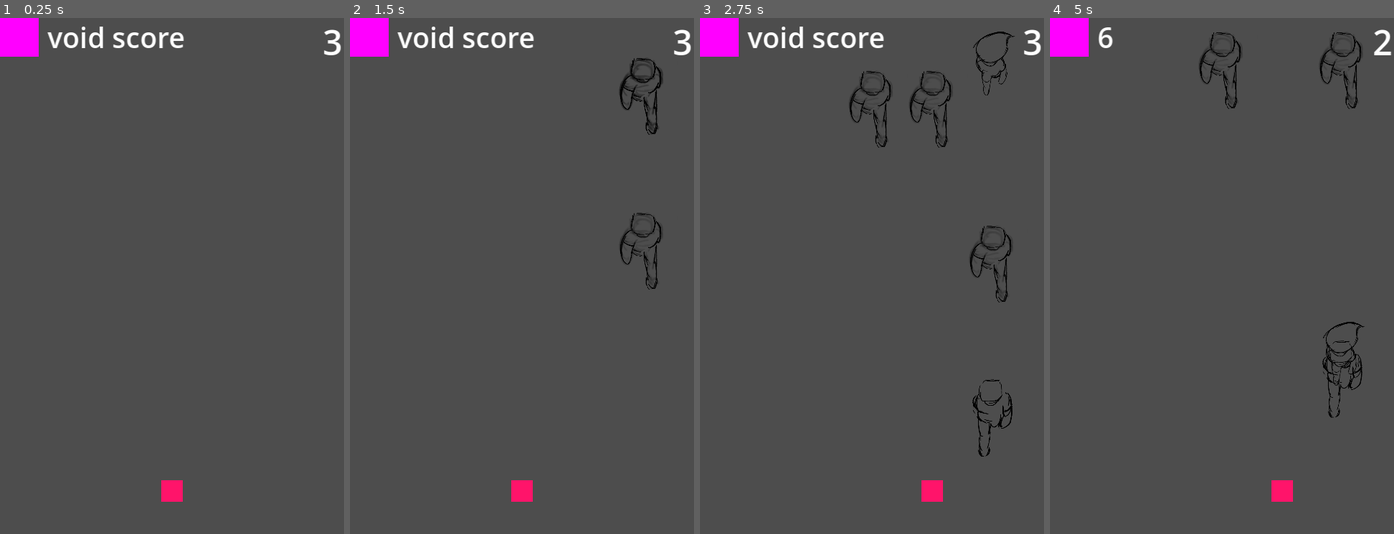
Above: before the commit, frames 1-4 (left to right).
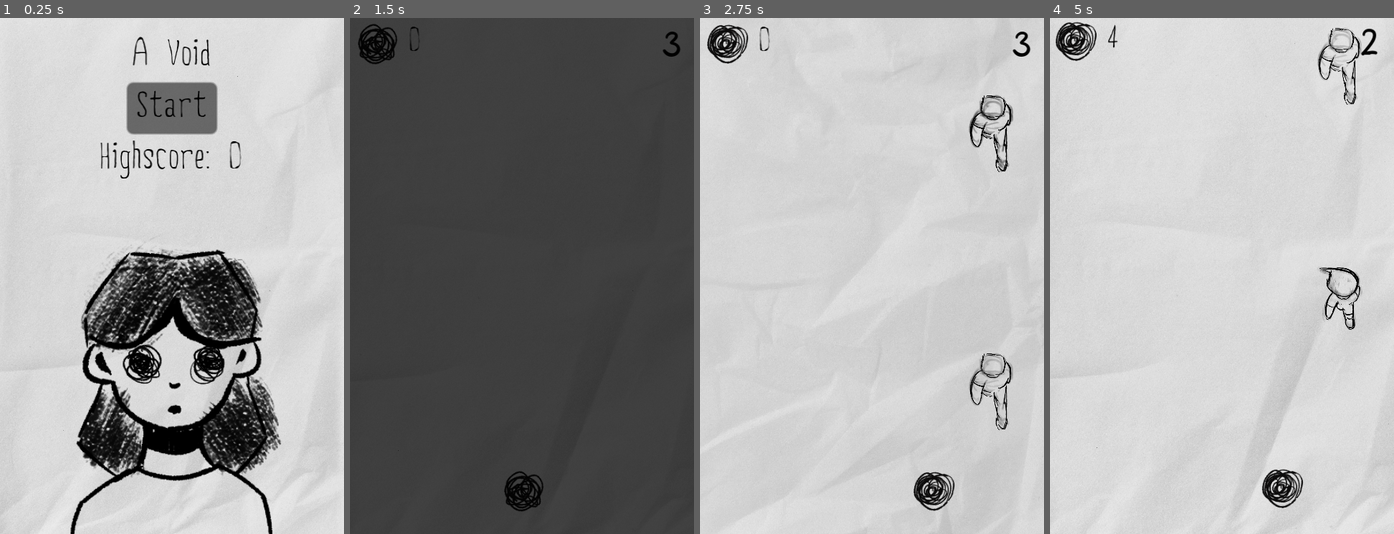
Above: after the commit, the same moments.

Repository: Bbubbee/AVoid
Game: Godot game, scene res://scenes/screens/game_end_screen.tscn
The game is run twice, just before and just after one commit, with the same random seed, the same clock (stepped at 60 frames per second) and the same inputs. Before the commit the project starts from res://scenes/levels/main.tscn.
Inputs (mouse positions are in pixels of both pictures, inside the frame that each line leads up to):
- Up to frame 1 (0.25 s): no input
- Up to frame 2 (1.5 s): click (522, 105) at 0.5 s, where only the run after the commit has a clickable "Start"; click (522, 105) at 1.25 s, where only the run after the commit has a clickable "Start"
- Up to frame 3 (2.75 s): hold D (right) from 2.03 s (still down)
- Up to frame 4 (5 s): release D (right) at 3.53 s; hold A (left) 3.53-4.28 s; hold D (right) from 4.28 s (still down)

The runs differ from the first frame. In frame 1, 97% of the frame differs, in the area x 0-100%, y 0-100%; in frame 2, 3.1%; in frame 3, 100%; in frame 4, 100%.

Commit message:
add booty

Diff:
--- a/project.godot
+++ b/project.godot
@@ -11,7 +11,7 @@
 [application]
 
 config/name="AVoid"
-run/main_scene="res://scenes/levels/main.tscn"
+run/main_scene="res://scenes/screens/game_end_screen.tscn"
 config/features=PackedStringArray("4.2", "Mobile")
 config/icon="res://assets/icon.svg"
 
@@ -61,4 +61,4 @@
 
 [rendering]
 
-renderer/rendering_method="mobile"
+renderer/rendering_method="gl_compatibility"
--- a/scenes/levels/main.tscn
+++ b/scenes/levels/main.tscn
@@ -1,42 +1,81 @@
-[gd_scene load_steps=6 format=3 uid="uid://dsr7hmaqohut0"]
+[gd_scene load_steps=10 format=3 uid="uid://dsr7hmaqohut0"]
 
 [ext_resource type="PackedScene" uid="uid://b1payd28naxy7" path="res://scenes/player/player.tscn" id="3_342tw"]
 [ext_resource type="PackedScene" uid="uid://bw6lpwcsdikry" path="res://scenes/people/mother.tscn" id="3_800ej"]
 [ext_resource type="Script" path="res://scenes/ui/ui_root.gd" id="3_yhs2l"]
 [ext_resource type="Script" path="res://scenes/levels/camera.gd" id="4_nq8qp"]
+[ext_resource type="FontFile" uid="uid://d157e03g5uarl" path="res://assets/font/light_stories.ttf" id="5_gfba8"]
+[ext_resource type="PackedScene" uid="uid://b0hr1fn4i0rw" path="res://scenes/ui/background.tscn" id="5_i6dax"]
+[ext_resource type="PackedScene" uid="uid://wkxjwp25ccsh" path="res://scenes/player/void.tscn" id="5_sx3b4"]
+[ext_resource type="FontFile" uid="uid://cjr6tc40jew43" path="res://assets/font/creepy_circus.ttf" id="6_oqwpx"]
 
-[sub_resource type="PlaceholderTexture2D" id="PlaceholderTexture2D_lbovo"]
+[sub_resource type="StyleBoxEmpty" id="StyleBoxEmpty_5yyj2"]
 
 [node name="Main" type="Node2D"]
+
+[node name="Control" type="Control" parent="."]
+layout_mode = 3
+anchors_preset = 0
+offset_right = 160.0
+offset_bottom = 241.0
+
+[node name="Background" parent="Control" instance=ExtResource("5_i6dax")]
+layout_mode = 1
+offset_left = -11.0
+offset_top = -18.0
+offset_right = 11.0
+offset_bottom = 15.0
 
 [node name="Mother" parent="." instance=ExtResource("3_800ej")]
 
 [node name="Player" parent="." instance=ExtResource("3_342tw")]
+position = Vector2(79, 215)
 
-[node name="UIRoot" type="CanvasLayer" parent="."]
+[node name="UIRoot" type="Control" parent="."]
+layout_mode = 3
+anchors_preset = 15
+anchor_right = 1.0
+anchor_bottom = 1.0
+grow_horizontal = 2
+grow_vertical = 2
 script = ExtResource("3_yhs2l")
 
+[node name="HealthLabel" type="Label" parent="UIRoot"]
+layout_mode = 1
+anchors_preset = 1
+anchor_left = 1.0
+anchor_right = 1.0
+offset_left = 145.0
+offset_top = 4.0
+offset_right = 155.0
+offset_bottom = 23.0
+grow_horizontal = 0
+theme_override_colors/font_color = Color(0, 0, 0, 1)
+theme_override_fonts/font = ExtResource("5_gfba8")
+text = "3"
+
 [node name="VoidScore" type="HBoxContainer" parent="UIRoot"]
-offset_right = 86.0
-offset_bottom = 18.0
+layout_mode = 0
+offset_left = 2.0
+offset_top = 3.0
+offset_right = 88.0
+offset_bottom = 22.0
 
-[node name="VoidImage" type="TextureRect" parent="UIRoot/VoidScore"]
+[node name="PanelContainer" type="PanelContainer" parent="UIRoot/VoidScore"]
+custom_minimum_size = Vector2(21.99, 19.92)
 layout_mode = 2
-texture = SubResource("PlaceholderTexture2D_lbovo")
-expand_mode = 2
+theme_override_styles/panel = SubResource("StyleBoxEmpty_5yyj2")
+
+[node name="Void" parent="UIRoot/VoidScore/PanelContainer" instance=ExtResource("5_sx3b4")]
+position = Vector2(10, 9)
 
 [node name="ScoreLabel" type="Label" parent="UIRoot/VoidScore"]
 layout_mode = 2
-theme_override_font_sizes/font_size = 13
-text = "void score"
-
-[node name="HealthLabel" type="Label" parent="UIRoot"]
-anchors_preset = 1
-anchor_left = 1.0
-anchor_right = 1.0
-offset_left = -1.0
-offset_bottom = 23.0
-grow_horizontal = 0
+theme_override_colors/font_color = Color(0, 0, 0, 1)
+theme_override_colors/font_outline_color = Color(0, 0, 0, 1)
+theme_override_fonts/font = ExtResource("6_oqwpx")
+theme_override_font_sizes/font_size = 14
+text = "0"
 
 [node name="Camera2D" type="Camera2D" parent="."]
 position = Vector2(80, 120)
--- a/scenes/people/base_person.gd
+++ b/scenes/people/base_person.gd
@@ -19,11 +19,10 @@
 	set_physics_process(true)
 
 
-func _physics_process(_delta: float) -> void:
+func _physics_process(delta: float) -> void:
 
 	# Calculate speed.
-
-	position.y += ((person.speed/100) + (difficulty_modifier))
+	position.y += (((person.speed) + (difficulty_modifier*50))) * delta
 
 	# Free person.
 	if position.y > Lanes.bottom:
--- a/scenes/player/player.tscn
+++ b/scenes/player/player.tscn
@@ -1,8 +1,9 @@
-[gd_scene load_steps=6 format=3 uid="uid://b1payd28naxy7"]
+[gd_scene load_steps=7 format=3 uid="uid://b1payd28naxy7"]
 
 [ext_resource type="Script" path="res://scenes/player/player.gd" id="1_finnm"]
 [ext_resource type="PackedScene" uid="uid://cpd203hmfijxs" path="res://utils/states/player_state_machine.tscn" id="1_xr3i2"]
 [ext_resource type="Script" path="res://scenes/player/live.gd" id="2_6fyax"]
+[ext_resource type="PackedScene" uid="uid://wkxjwp25ccsh" path="res://scenes/player/void.tscn" id="4_qwo2m"]
 
 [sub_resource type="CapsuleShape2D" id="CapsuleShape2D_tmtqg"]
 
@@ -19,6 +20,7 @@
 metadata/_edit_lock_ = true
 
 [node name="ColorRect" type="ColorRect" parent="."]
+visible = false
 offset_left = -5.0
 offset_top = -5.0
 offset_right = 5.0
@@ -43,4 +45,6 @@
 wait_time = 0.8
 one_shot = true
 
+[node name="Void" parent="." instance=ExtResource("4_qwo2m")]
+
 [connection signal="area_entered" from="Hurtbox" to="." method="_on_hurtbox_area_entered"]
--- /dev/null
+++ b/scenes/player/void.gd
@@ -0,0 +1,8 @@
+extends Sprite2D
+
+
+var f: int = 0
+func _on_animation_timer_timeout():
+	f += 1
+	if f > 2: f = 1
+	frame = f
--- /dev/null
+++ b/scenes/player/void.tscn
@@ -0,0 +1,18 @@
+[gd_scene load_steps=3 format=3 uid="uid://wkxjwp25ccsh"]
+
+[ext_resource type="Texture2D" uid="uid://b7vqf3xkgh8hd" path="res://assets/people/void/spritesheet.png" id="1_kxsy7"]
+[ext_resource type="Script" path="res://scenes/player/void.gd" id="2_53l7l"]
+
+[node name="Void" type="Sprite2D"]
+modulate = Color(0.239216, 0.239216, 0.239216, 1)
+position = Vector2(-2.98023e-08, -2.98023e-08)
+scale = Vector2(0.292279, 0.292279)
+texture = ExtResource("1_kxsy7")
+hframes = 3
+frame = 2
+script = ExtResource("2_53l7l")
+
+[node name="AnimationTimer" type="Timer" parent="."]
+autostart = true
+
+[connection signal="timeout" from="AnimationTimer" to="." method="_on_animation_timer_timeout"]
--- a/scenes/screens/game_end_screen.gd
+++ b/scenes/screens/game_end_screen.gd
@@ -11,3 +11,11 @@
 
 func _on_button_pressed() -> void:
 	SceneTransition.change_scene("res://scenes/levels/main.tscn")
+
+@onready var void_profile = $VoidProfile
+
+var f: int = 0
+func _on_animation_timer_timeout():
+	f += 1
+	if f > 2: f = 1
+	void_profile.frame = f
--- a/scenes/screens/game_end_screen.tscn
+++ b/scenes/screens/game_end_screen.tscn
@@ -1,7 +1,9 @@
-[gd_scene load_steps=3 format=3 uid="uid://si08yje5547n"]
+[gd_scene load_steps=5 format=3 uid="uid://si08yje5547n"]
 
 [ext_resource type="Script" path="res://scenes/screens/game_end_screen.gd" id="1_5pvtf"]
 [ext_resource type="FontFile" uid="uid://cjr6tc40jew43" path="res://assets/font/creepy_circus.ttf" id="2_nfqtp"]
+[ext_resource type="PackedScene" uid="uid://b0hr1fn4i0rw" path="res://scenes/ui/background.tscn" id="2_o3cq5"]
+[ext_resource type="Texture2D" uid="uid://cktl1kk1nqv3j" path="res://assets/people/void/void-profile-spritesheet.png" id="4_na50v"]
 
 [node name="GameEndScreen" type="Control"]
 layout_mode = 3
@@ -11,6 +13,9 @@
 grow_horizontal = 2
 grow_vertical = 2
 script = ExtResource("1_5pvtf")
+
+[node name="Background" parent="." instance=ExtResource("2_o3cq5")]
+layout_mode = 1
 
 [node name="VBoxContainer" type="VBoxContainer" parent="."]
 layout_mode = 1
@@ -26,19 +31,34 @@
 [node name="TitleLabel" type="Label" parent="VBoxContainer"]
 layout_mode = 2
 size_flags_horizontal = 4
+theme_override_colors/font_color = Color(0, 0, 0, 1)
+theme_override_colors/font_outline_color = Color(0, 0, 0, 1)
 theme_override_fonts/font = ExtResource("2_nfqtp")
 text = "A Void"
 
 [node name="Button" type="Button" parent="VBoxContainer"]
 layout_mode = 2
 size_flags_horizontal = 4
+theme_override_colors/font_color = Color(0, 0, 0, 1)
 theme_override_fonts/font = ExtResource("2_nfqtp")
 text = "Start"
 
 [node name="HighscoreLabel" type="Label" parent="VBoxContainer"]
 layout_mode = 2
 size_flags_horizontal = 4
+theme_override_colors/font_color = Color(0, 0, 0, 1)
+theme_override_colors/font_outline_color = Color(0, 0, 0, 1)
 theme_override_fonts/font = ExtResource("2_nfqtp")
 text = "Highscore"
 
+[node name="VoidProfile" type="Sprite2D" parent="."]
+position = Vector2(77, 152)
+scale = Vector2(0.367969, 0.367969)
+texture = ExtResource("4_na50v")
+hframes = 3
+
+[node name="AnimationTimer" type="Timer" parent="."]
+autostart = true
+
 [connection signal="pressed" from="VBoxContainer/Button" to="." method="_on_button_pressed"]
+[connection signal="timeout" from="AnimationTimer" to="." method="_on_animation_timer_timeout"]
--- a/scenes/screens/game_start_screen.gd
+++ b/scenes/screens/game_start_screen.gd
@@ -21,3 +21,10 @@
 func _on_main_menu_button_pressed() -> void:
 	Stats.reset_stats()
 	SceneTransition.change_scene("res://scenes/screens/game_end_screen.tscn")
+
+@onready var hug = $Hug
+var f: int = 0
+func _on_animation_timer_timeout():
+	f += 1
+	if f > 3: f = 1
+	hug.frame = f
--- a/scenes/screens/game_start_screen.tscn
+++ b/scenes/screens/game_start_screen.tscn
@@ -1,8 +1,10 @@
-[gd_scene load_steps=4 format=3 uid="uid://bnecave51uqxb"]
+[gd_scene load_steps=6 format=3 uid="uid://bnecave51uqxb"]
 
 [ext_resource type="Script" path="res://scenes/screens/game_start_screen.gd" id="1_l8vry"]
-[ext_resource type="Texture2D" uid="uid://c8cp5ybcdurt2" path="res://assets/people/others/hug.png" id="2_6vvqq"]
 [ext_resource type="FontFile" uid="uid://d157e03g5uarl" path="res://assets/font/light_stories.ttf" id="2_bvacy"]
+[ext_resource type="PackedScene" uid="uid://b0hr1fn4i0rw" path="res://scenes/ui/background.tscn" id="2_fso46"]
+[ext_resource type="FontFile" uid="uid://cjr6tc40jew43" path="res://assets/font/creepy_circus.ttf" id="4_lscpu"]
+[ext_resource type="Texture2D" uid="uid://dbqsvdbm53qd2" path="res://assets/people/hug-spritesheet.png" id="5_g62cd"]
 
 [node name="GameStartScreen" type="Control"]
 layout_mode = 3
@@ -17,60 +19,84 @@
 grow_vertical = 2
 script = ExtResource("1_l8vry")
 
-[node name="ColorRect" type="ColorRect" parent="."]
+[node name="Background" parent="." instance=ExtResource("2_fso46")]
 layout_mode = 1
-anchors_preset = 15
-anchor_right = 1.0
-anchor_bottom = 1.0
 offset_left = -3.0
 offset_top = -1.0
 offset_right = -3.0
 offset_bottom = -1.0
-grow_horizontal = 2
-grow_vertical = 2
 
-[node name="VBoxContainer" type="VBoxContainer" parent="."]
+[node name="MessageLabel" type="Label" parent="."]
 layout_mode = 1
 anchors_preset = 8
 anchor_left = 0.5
 anchor_top = 0.5
 anchor_right = 0.5
 anchor_bottom = 0.5
-offset_left = -20.0
-offset_top = -20.0
-offset_right = 20.0
-offset_bottom = 20.0
+offset_left = -39.0
+offset_top = -105.0
+offset_right = 39.0
+offset_bottom = -86.0
 grow_horizontal = 2
 grow_vertical = 2
-
-[node name="MessageLabel" type="Label" parent="VBoxContainer"]
-layout_mode = 2
 theme_override_colors/font_color = Color(0, 0, 0, 1)
 theme_override_fonts/font = ExtResource("2_bvacy")
 text = "You are loved"
 
+[node name="VBoxContainer" type="VBoxContainer" parent="."]
+layout_mode = 1
+anchors_preset = 7
+anchor_left = 0.5
+anchor_top = 1.0
+anchor_right = 0.5
+anchor_bottom = 1.0
+offset_left = -48.0
+offset_top = -103.0
+offset_right = 48.0
+offset_bottom = -5.0
+grow_horizontal = 2
+grow_vertical = 0
+alignment = 1
+
 [node name="VoidLabel" type="Label" parent="VBoxContainer"]
 layout_mode = 2
-text = "Time alone: "
+theme_override_colors/font_color = Color(0, 0, 0, 1)
+theme_override_colors/font_outline_color = Color(0, 0, 0, 1)
+theme_override_fonts/font = ExtResource("4_lscpu")
+text = "Time alone:"
+horizontal_alignment = 1
+
+[node name="HighscoreLabel" type="Label" parent="VBoxContainer"]
+layout_mode = 2
+size_flags_horizontal = 4
+theme_override_colors/font_color = Color(0, 0, 0, 1)
+theme_override_colors/font_outline_color = Color(0, 0, 0, 1)
+theme_override_fonts/font = ExtResource("4_lscpu")
+text = "Highscore:"
+horizontal_alignment = 1
 
 [node name="Button" type="Button" parent="VBoxContainer"]
 layout_mode = 2
+theme_override_colors/font_color = Color(0, 0, 0, 1)
+theme_override_fonts/font = ExtResource("2_bvacy")
 text = "Play again?"
 
 [node name="MainMenuButton" type="Button" parent="VBoxContainer"]
 layout_mode = 2
+theme_override_colors/font_color = Color(0, 0, 0, 1)
+theme_override_fonts/font = ExtResource("2_bvacy")
 text = "Main Menu
 "
 
-[node name="HighscoreLabel" type="Label" parent="VBoxContainer"]
-layout_mode = 2
-size_flags_horizontal = 4
-text = "Highscore"
+[node name="Hug" type="Sprite2D" parent="."]
+position = Vector2(79, 84)
+scale = Vector2(0.328125, 0.328125)
+texture = ExtResource("5_g62cd")
+hframes = 4
 
-[node name="Hug" type="Sprite2D" parent="."]
-position = Vector2(79.5, 107.75)
-scale = Vector2(0.534375, 0.534375)
-texture = ExtResource("2_6vvqq")
+[node name="AnimationTimer" type="Timer" parent="Hug"]
+autostart = true
 
 [connection signal="pressed" from="VBoxContainer/Button" to="." method="_on_button_pressed"]
 [connection signal="pressed" from="VBoxContainer/MainMenuButton" to="." method="_on_main_menu_button_pressed"]
+[connection signal="timeout" from="Hug/AnimationTimer" to="." method="_on_animation_timer_timeout"]
--- /dev/null
+++ b/scenes/ui/background.gd
@@ -0,0 +1,22 @@
+extends TextureRect
+
+const PAPER_TEXTURE_1 = preload("res://assets/paper/paper-texture.jpg")
+const PAPER_TEXTURE_2 = preload("res://assets/paper/paper-texture-2.jpg")
+const PAPER_TEXTURE_3 = preload("res://assets/paper/paper-texture-3.jpg")
+
+var paper_counter = 1
+
+func _on_change_timer_timeout():
+	paper_counter += 1
+
+	if paper_counter > 3: paper_counter = 1
+
+
+
+	match paper_counter:
+		1:
+			texture = PAPER_TEXTURE_1
+		2:
+			texture = PAPER_TEXTURE_2
+		3:
+			texture = PAPER_TEXTURE_3
--- /dev/null
+++ b/scenes/ui/background.tscn
@@ -0,0 +1,19 @@
+[gd_scene load_steps=3 format=3 uid="uid://b0hr1fn4i0rw"]
+
+[ext_resource type="Texture2D" uid="uid://bjjh2p0f1813a" path="res://assets/paper/paper-texture.jpg" id="1_ex1pr"]
+[ext_resource type="Script" path="res://scenes/ui/background.gd" id="2_n51sx"]
+
+[node name="Background" type="TextureRect"]
+anchors_preset = 15
+anchor_right = 1.0
+anchor_bottom = 1.0
+grow_horizontal = 2
+grow_vertical = 2
+texture = ExtResource("1_ex1pr")
+expand_mode = 1
+script = ExtResource("2_n51sx")
+
+[node name="ChangeTimer" type="Timer" parent="."]
+autostart = true
+
+[connection signal="timeout" from="ChangeTimer" to="." method="_on_change_timer_timeout"]
--- a/scenes/ui/ui_root.gd
+++ b/scenes/ui/ui_root.gd
@@ -1,4 +1,4 @@
-extends CanvasLayer
+extends Control
 
 @onready var score_label: Label = $VoidScore/ScoreLabel
 @onready var health_label: Label = $HealthLabel
--- a/utils/components/health_component.gd
+++ /dev/null
@@ -1,37 +0,0 @@
-extends Node2D
-class_name HealthComponent
-
-## Prerequisites:
-## 	- An actor with means to handle the handle_attack signal.
-
-@export var actor: Node2D
-@export var max_health: float = 5.0
-@onready var health: float = max_health
-
-signal handle_attack(attack: Hitbox, has_died: bool)
-
-
-
-func take_damage(attack: Hitbox):
-	handle_invulnerability(attack)
-
-	# Handle the direction of knockback.
-	var direction = (actor.global_position - attack.global_position).normalized()
-	attack.direction = direction
-
-	# Signal to the actor that they have taken damage.
-	# They may have more take damage functionality to implement.
-	if health > 0: handle_attack.emit(attack, false)
-	# Signal to the actor that they have died.
-	# They may have more take death functionality to implement.
-	else: handle_attack.emit(attack, true)
-
-
-## In the case the actor has a variable "is_invulnerable" and it is true,
-## they will not take damage during this attack.
-func handle_invulnerability(attack: Hitbox):
-	if "is_invulnerable" in actor:
-		if not actor.is_invulnerable:
-			health -= attack.damage
-	else:
-		health -= attack.damage
--- a/utils/components/health_component.tscn
+++ /dev/null
@@ -1,6 +0,0 @@
-[gd_scene load_steps=2 format=3 uid="uid://dv0lxnync3vjn"]
-
-[ext_resource type="Script" path="res://utilitites/components/health_component.gd" id="1_kla7n"]
-
-[node name="HealthComponent" type="Node2D"]
-script = ExtResource("1_kla7n")
--- a/utils/components/hitbox.gd
+++ /dev/null
@@ -1,23 +0,0 @@
-extends Area2D
-class_name Hitbox
-
-"""
-Remember:
-	- Set layers => These are the colliders that you can hit.
-	- Set masks  => This is if you want your hitbox to detect something and
-		act accordingly.
-
-		For example, you want a projectile to queue_free() when it hits
-		something. Set your mask to detect walls or enemies, then
-		connect the area_entered() signal to your parent node, then call
-		queue_free() when the signal fires.
-"""
-
-@export var damage: float = 1.0
-@export var knockback: float = 100.0
-var direction
-	# The direction in which actors will be knocked back.
-
-func disable():
-	monitorable = false
-	monitoring = false
--- a/utils/components/hitbox.tscn
+++ /dev/null
@@ -1,11 +0,0 @@
-[gd_scene load_steps=2 format=3 uid="uid://b8odsjult6uvb"]
-
-[ext_resource type="Script" path="res://utils/components/hitbox.gd" id="1_actj4"]
-
-[node name="Hitbox" type="Area2D"]
-collision_layer = 16
-collision_mask = 0
-script = ExtResource("1_actj4")
-
-[node name="Collider" type="CollisionShape2D" parent="."]
-debug_color = Color(1, 0.215686, 0.352941, 0.419608)
--- a/utils/components/hurtbox.gd
+++ /dev/null
@@ -1,22 +0,0 @@
-extends Area2D
-class_name Hurtbox
-
-# Rememeber to:
-#	- Set masks => these are the colliders that can hurt you.
-#   - Attach a health component to this node.
-
-#@export var health_component: HealthComponent
-
-signal im_hit
-
-func _on_hitbox_entered(hitbox: Hitbox) -> void:
-	if not hitbox: return
-
-	im_hit.emit()
-	#if not hitbox: return
-
-	#health_component.take_damage(hitbox)
-
-func disable():
-	monitorable = false
-	monitoring = false
--- a/utils/components/hurtbox.tscn
+++ /dev/null
@@ -1,13 +0,0 @@
-[gd_scene load_steps=2 format=3 uid="uid://bmqdf4kabond7"]
-
-[ext_resource type="Script" path="res://utils/components/hurtbox.gd" id="1_l1uy0"]
-
-[node name="Hurtbox" type="Area2D"]
-collision_layer = 0
-collision_mask = 0
-script = ExtResource("1_l1uy0")
-
-[node name="Collider" type="CollisionShape2D" parent="."]
-debug_color = Color(0, 0.639216, 0.384314, 0.419608)
-
-[connection signal="area_entered" from="." to="." method="_on_hitbox_entered"]
--- a/utils/components/jump_component.gd
+++ /dev/null
@@ -1,50 +0,0 @@
-extends Node2D
-class_name JumpComponent
-
-@export var actor: CharacterBody2D
-@export var jump_force: float = -200
-@export var coyote_time: float = 0.2
-@onready var coyote_timer = $CoyoteTimer
-
-var can_jump: bool = false
-@onready var buffer_timer = $BufferTimer
-
-
-func _ready():
-	if not actor: set_physics_process(false)
-
-
-## NOTE: This MUST be called AFTER move_and_slide()
-func handle_jump():
-	if actor.is_on_floor() and not can_jump:
-		can_jump = true
-
-	# We have left the floor.
-	if not actor.is_on_floor() and coyote_timer.is_stopped():
-		coyote_timer.start(coyote_time)
-
-	if not buffer_timer.is_stopped():
-		try_to_jump()
-
-func _on_coyote_timer_timeout():
-	can_jump = false
-
-
-## Return
-## 	true: Jump is successful
-## 	false: Jump is unsuccessful
-func try_to_jump():
-	# Wants to jump.
-	if can_jump:
-		can_jump = false
-		coyote_timer.stop()
-		actor.velocity.y = jump_force
-		buffer_timer.stop()
-		return true
-	elif buffer_timer.is_stopped():
-		buffer_timer.start()
-
-	return false
-
-func second_jump():
-	actor.velocity.y = jump_force
--- a/utils/components/jump_component.tscn
+++ /dev/null
@@ -1,16 +0,0 @@
-[gd_scene load_steps=2 format=3 uid="uid://hgfcjwgpa70n"]
-
-[ext_resource type="Script" path="res://utils/components/jump_component.gd" id="1_l2q5f"]
-
-[node name="JumpComponent" type="Node2D"]
-script = ExtResource("1_l2q5f")
-
-[node name="CoyoteTimer" type="Timer" parent="."]
-one_shot = true
-
-[node name="BufferTimer" type="Timer" parent="."]
-wait_time = 0.2
-one_shot = true
-
-[connection signal="timeout" from="CoyoteTimer" to="." method="_on_coyote_timer_timeout"]
-[connection signal="timeout" from="BufferTimer" to="." method="_on_buffer_timer_timeout"]
--- a/utils/components/velocity_component.gd
+++ /dev/null
@@ -1,31 +0,0 @@
-extends Node2D
-class_name VelocityComponent
-
-var gravity = ProjectSettings.get_setting("physics/2d/default_gravity")
-
-@export var actor: Node2D
-@export var speed: float = 200
-@export var acceleration: float = 800
-@export var friction: float = 800
-
-
-# Slows to a stop.
-func stop(delta: float):
-	actor.velocity.x = move_toward(actor.velocity.x, 0, friction*delta)
-
-# Only moves in the x direction.
-func move(delta: float, direction: float):
-	actor.velocity.x = move_toward(actor.velocity.x, speed*direction, acceleration*delta)
-
-# Move in the x and y direction .
-func move_freely(delta: float, direction: Vector2):
-	actor.velocity.x = move_toward(actor.velocity.x, speed*direction.x, acceleration*delta)
-	actor.velocity.y = move_toward(actor.velocity.y, speed*direction.y, acceleration*delta)
-
-
-func stop_freely(delta: float):
-	actor.velocity.x = move_toward(actor.velocity.x, 0, friction*delta)
-	actor.velocity.y = move_toward(actor.velocity.y, 0, friction*delta)
-
-func handle_gravity(delta: float):
-	if not actor.is_on_floor(): actor.velocity.y += gravity * delta
--- a/utils/components/velocity_component.tscn
+++ /dev/null
@@ -1,6 +0,0 @@
-[gd_scene load_steps=2 format=3 uid="uid://dtg7dr1jl4ced"]
-
-[ext_resource type="Script" path="res://utils/components/velocity_component.gd" id="1_31ggg"]
-
-[node name="VelocityComponent" type="Node2D"]
-script = ExtResource("1_31ggg")
Binary file added: assets/paper/paper-texture-2.jpg
Not shown, added: assets/paper/paper-texture-2.jpg.import
Binary file added: assets/paper/paper-texture-3.jpg
Not shown, added: assets/paper/paper-texture-3.jpg.import
Binary file added: assets/paper/paper-texture.jpg
Not shown, added: assets/paper/paper-texture.jpg.import
Binary file added: assets/people/hug-spritesheet.png
Not shown, added: assets/people/hug-spritesheet.png.import
Binary file added: assets/people/void/spritesheet.png
Not shown, added: assets/people/void/spritesheet.png.import
Binary file added: assets/people/void/void-profile-spritesheet.png
Not shown, added: assets/people/void/void-profile-spritesheet.png.import
(and 1 more such lines)
